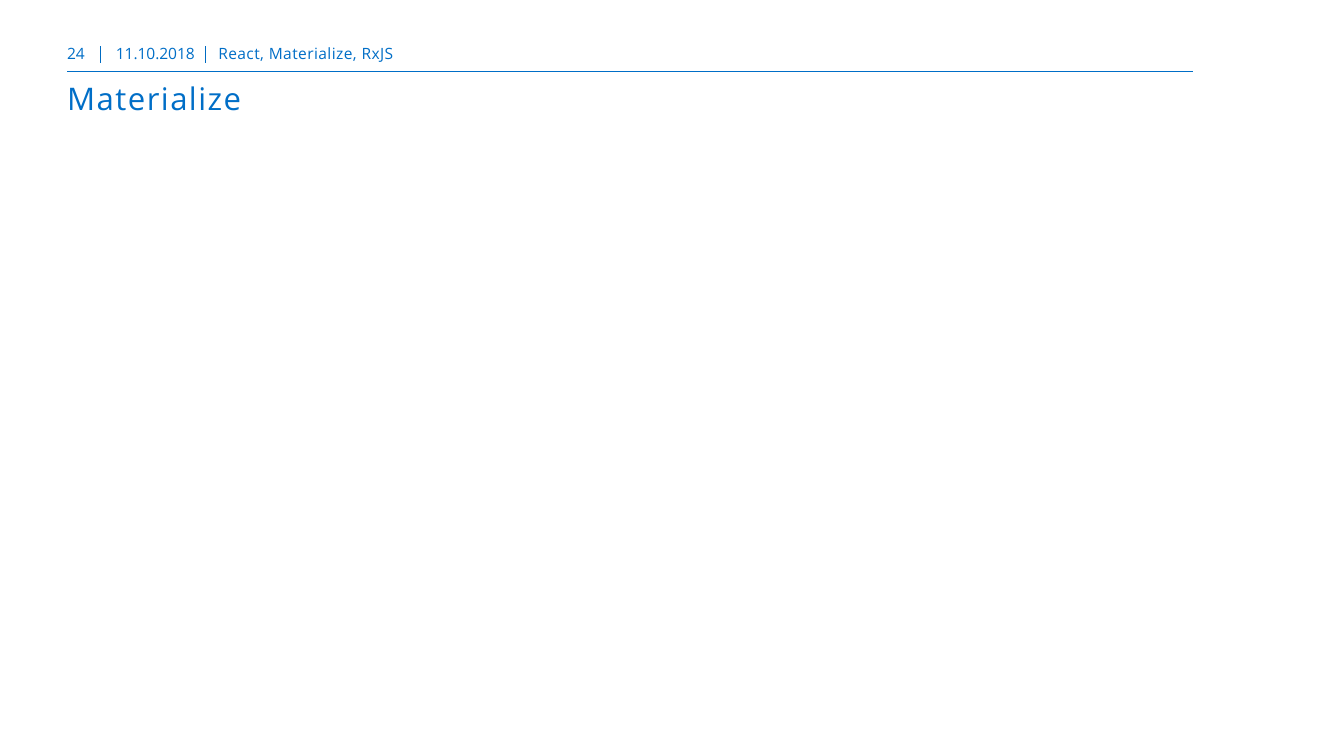
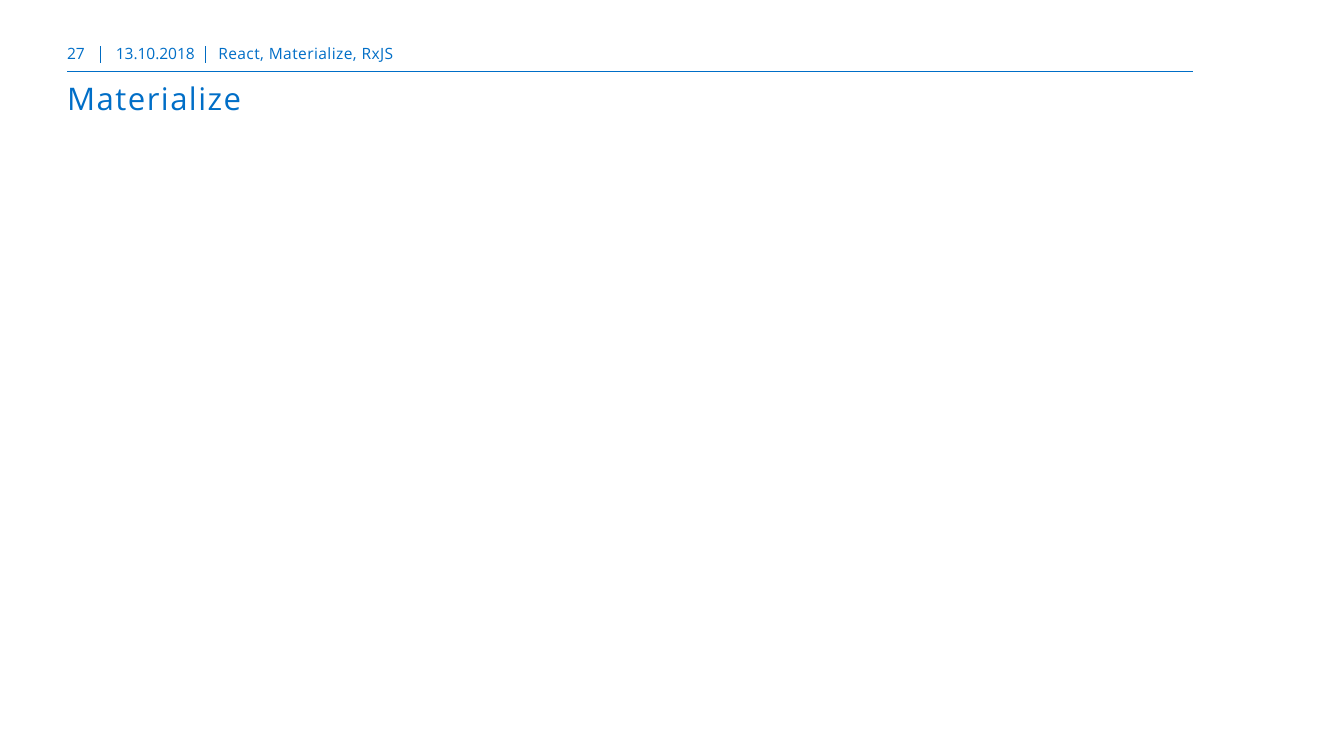
Before and after one commit to markusborer/ReactSample, a slide deck: slide 27 of React.pptx (slide 24 before the commit). Drawn at 1344x756 pixels with LibreOffice and Linux fonts; fonts in the diff are those of the drawing; background and template pictures are left out. Boxes give left, top, right and bottom in pixels: in the first picture for what was removed or moved away, otherwise in the second. Text is boxed around its words. In the diff, an @@ line names an element or a change of style, - is before the commit and + after.

```diff
--- a/React.pptx
+++ b/React.pptx
@@ page number at bbox=[67, 47, 85, 59]: text changed @@
-24
+27
@@ text at bbox=[116, 47, 195, 59]: text changed @@
-11.10.2018
+13.10.2018
```
Also in this commit, not shown: 23 other slides changed, 3 slides added, 1 other file.
